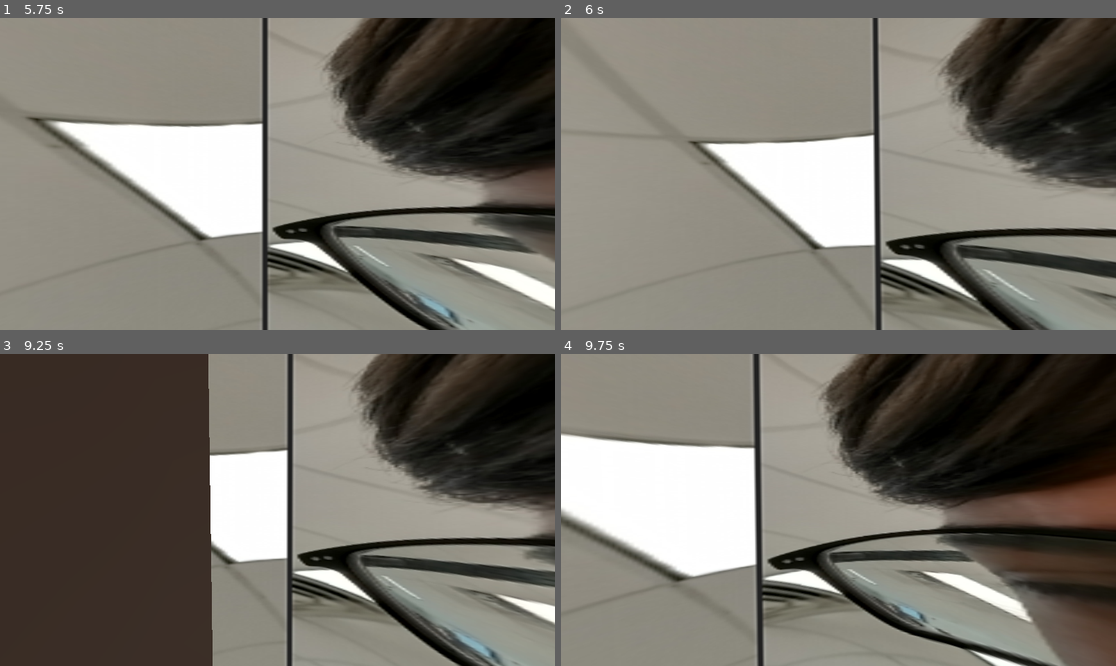
Above: before the commit, frames 1-4 (two rows, left to right).
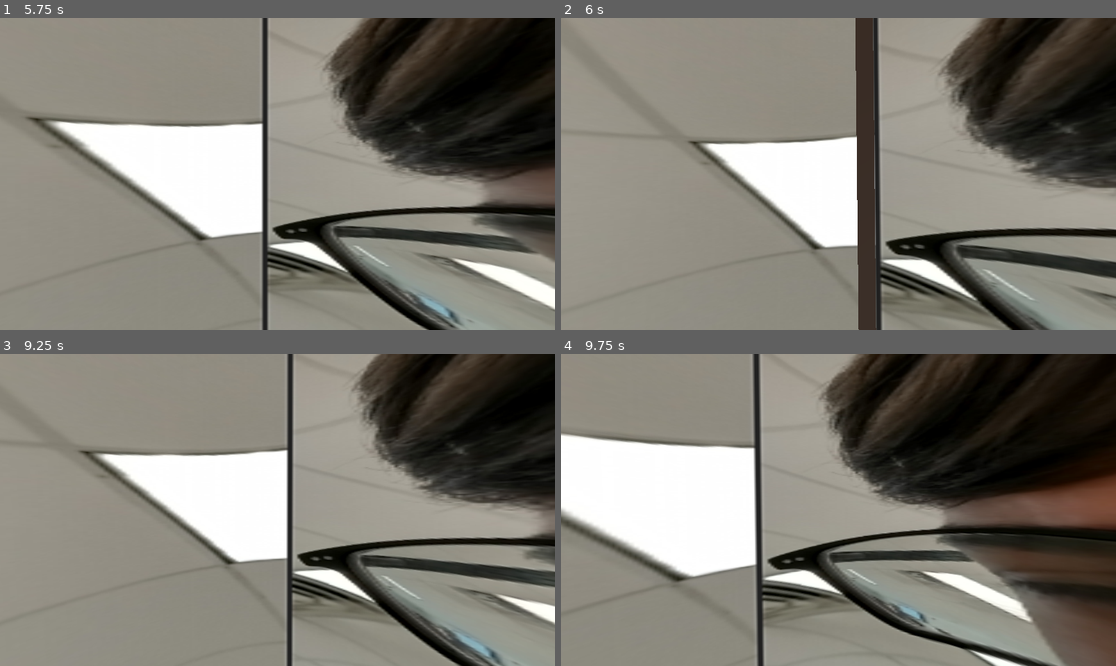
Above: after the commit, the same moments.

Repository: KobiWare/Feiler-File-Manager-2.0
Game: Godot game, scene res://scenes/main.tscn
The game is run twice, just before and just after one commit, with the same random seed, the same clock (stepped at 60 frames per second) and the same inputs.
Inputs (mouse positions are in pixels of both pictures, inside the frame that each line leads up to):
- Up to frame 1 (5.75 s): tap Enter (ui_accept) at 0.5, 0.77, 1.25, 1.52, 2, 2.75, 3.02, 3.5, 3.77, 4.25, 4.52 s; move the mouse to (305, 174) at 0.52 s; hold Up (ui_up) from 0.53 s (still down); tap Q at 0.6, 3.6 s; move the mouse to (249, 174) at 1.27 s; tap E at 1.35, 4.35 s; move the mouse to (288, 167) at 2.02 s; tap Shift at 2.1, 5.1 s; move the mouse to (271, 180) at 2.77 s; tap Alt at 2.85 s; move the mouse to (316, 177) at 3.52 s; move the mouse to (233, 170) at 4.27 s; move the mouse to (283, 174) at 5.02 s
- Up to frame 2 (6 s): move the mouse to (816, 167) at 5.77 s; release Up (ui_up) at 5.78 s; hold D (right) from 5.78 s (still down); tap Alt at 5.85 s
- Up to frame 3 (9.25 s): tap Enter (ui_accept) at 6.02, 6.77, 7.52, 9.02 s; move the mouse to (305, 510) at 6.52 s; release D (right) at 6.53 s; hold Up (ui_up) 6.53-8.78 s; tap Q at 6.6 s; move the mouse to (249, 510) at 7.27 s; tap E at 7.35 s; move the mouse to (288, 503) at 8.02 s; tap Shift at 8.1 s; move the mouse to (271, 516) at 8.77 s; hold A (left) from 8.78 s (still down); tap Alt at 8.85 s
- Up to frame 4 (9.75 s): move the mouse to (877, 513) at 9.52 s; release A (left) at 9.53 s; hold Up (ui_up) from 9.53 s (still down); tap Q at 9.6 s

Frame 1 is identical in both runs. In frame 2, 3.2% of the frame differs, in the area x 53-57%, y 0-100%; in frame 3, 38%, in the area x 0-39%, y 0-100%; in frame 4, nothing differs.
Error after the commit: Invalid access to property or key 'name' on a base object of type 'Nil'. (res://scripts/LabelLogic.gd:11)

Commit message:
push

Diff:
--- a/project.godot
+++ b/project.godot
@@ -16,10 +16,6 @@
 boot_splash/image="res://assets/star.png"
 config/icon="res://icon.svg"
 
-[autoload]
-
-Directory="*res://scripts/Directory.gd"
-
 [input]
 
 left={
--- a/scenes/main.tscn
+++ b/scenes/main.tscn
@@ -1,6 +1,7 @@
-[gd_scene load_steps=10 format=3 uid="uid://htw5vf3ygj3t"]
+[gd_scene load_steps=11 format=3 uid="uid://htw5vf3ygj3t"]
 
 [ext_resource type="Script" path="res://scripts/movementAndRotation.gd" id="1_8ymtw"]
+[ext_resource type="Script" path="res://scripts/Directory.gd" id="1_eexaa"]
 [ext_resource type="Texture2D" uid="uid://muhcsmfrkmhe" path="res://assets/Annotation 2023-03-30 094236.png" id="3_8dri2"]
 [ext_resource type="Script" path="res://scripts/panosky.gd" id="4_0dy3o"]
 [ext_resource type="PackedScene" uid="uid://bb752on3eyhmg" path="res://scenes/file.tscn" id="5_n4v7p"]
@@ -19,6 +20,7 @@
 sky = SubResource("Sky_e87hq")
 
 [node name="Node3D" type="Node3D"]
+script = ExtResource("1_eexaa")
 
 [node name="CharacterBody3D" type="CharacterBody3D" parent="."]
 transform = Transform3D(1, 0, 0, 0, 1, 0, 0, 0, 1, -0.0803652, -0.0397885, -0.00669718)
--- a/scripts/Directory.gd
+++ b/scripts/Directory.gd
@@ -43,23 +43,31 @@
 func update_dir_contents(path):
 	var dir = DirAccess.open(path)
 	if dir:
+		var scene = preload("res://scenes/file.tscn")
 		dir.list_dir_begin()
 		var file_name = dir.get_next()
+		var i = 0
 		while file_name != "":
-			if dir.current_is_dir():
-
-				filesInDirectory.push_back(File.new(file_name, 1, path + file_name))
-			else:
+			var fileObject
+			if dir.current_is_dir(): # folder
+				fileObject = File.new(file_name, 1, path + file_name)
+			else: # file
 				var file_type = (file_name.rsplit("."))
 				file_type = file_type[file_type.size() - 1]
 				match file_type:
 					"exe":
-						filesInDirectory.push_back(File.new(file_name, 2, path + file_name))
+						fileObject = File.new(file_name, 2, path + file_name)
 					_:
-						filesInDirectory.push_back(File.new(file_name, 0, path + file_name))
+						fileObject = File.new(file_name, 0, path + file_name)
+			filesInDirectory.push_back(fileObject)
 			file_name = dir.get_next()
+			var instance = scene.instantiate()
+			add_child(instance)
+			instance.position.x = i * 200
+			instance.file = fileObject
 	else:
 		print("An error occurred when trying to access the path.")
 
+
 func _init():
 	update_dir_contents(currentDirectory)
--- a/scripts/FileCollision.gd
+++ b/scripts/FileCollision.gd
@@ -14,13 +14,7 @@
 	self.file = file
 
 func _init():
-	# for testing,
-	setFile(Directory.File.new("file.png", 2, "res://assets/"))
-	print(file.size)
-	print(scale, position)
-	scale *= file.size
-	#position /= file.size
-	print(scale, position)
+	pass
 
 func _on_mouse_entered():
 	pass # Replace with function body.
--- a/scripts/LabelLogic.gd
+++ b/scripts/LabelLogic.gd
@@ -8,5 +8,5 @@
 
 # Called every frame. 'delta' is the elapsed time since the previous frame.
 func _process(delta):
-	text = get_node("/root/Node3D/File").file.name
+	text = get_parent().get_parent().file.name
 	pass
